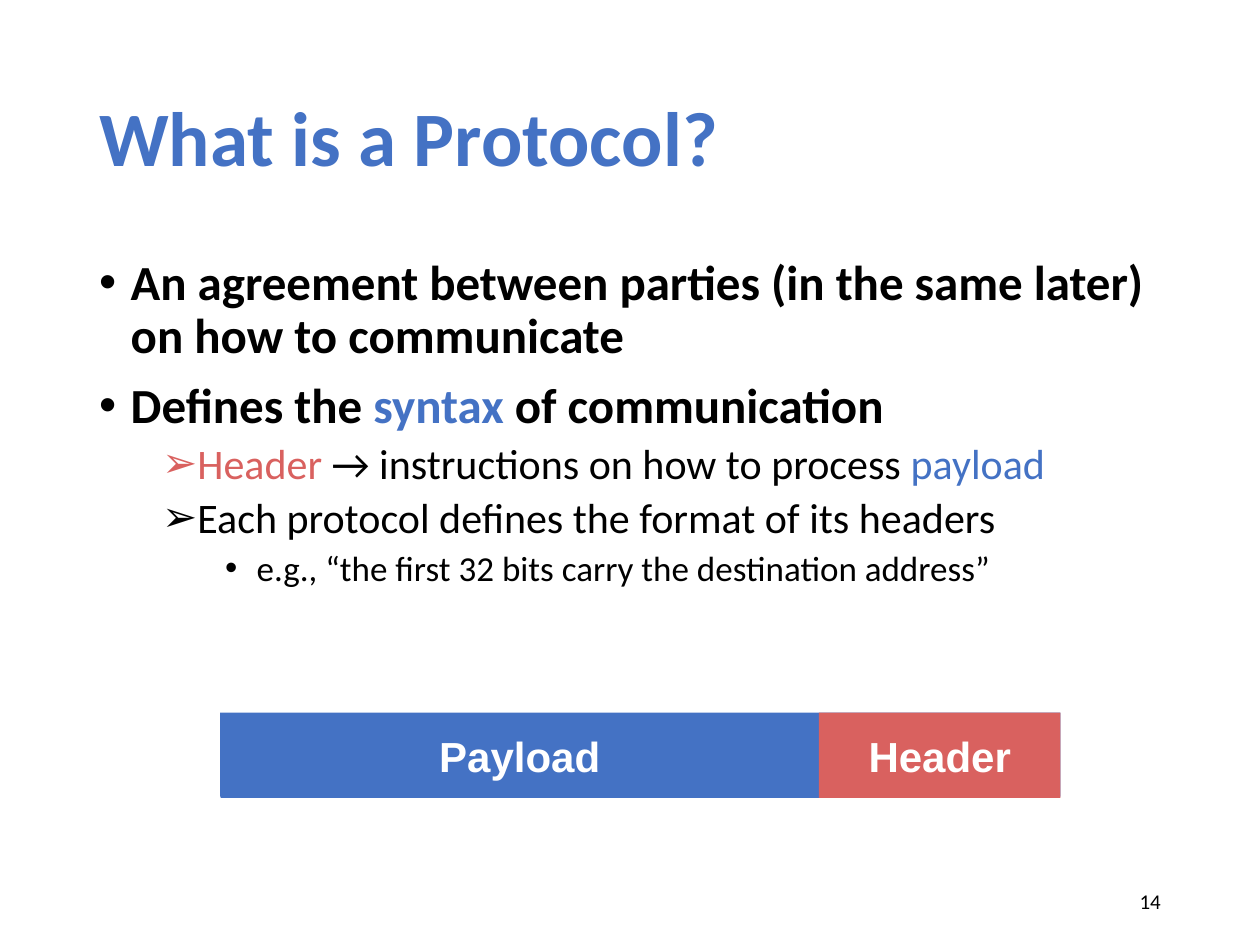
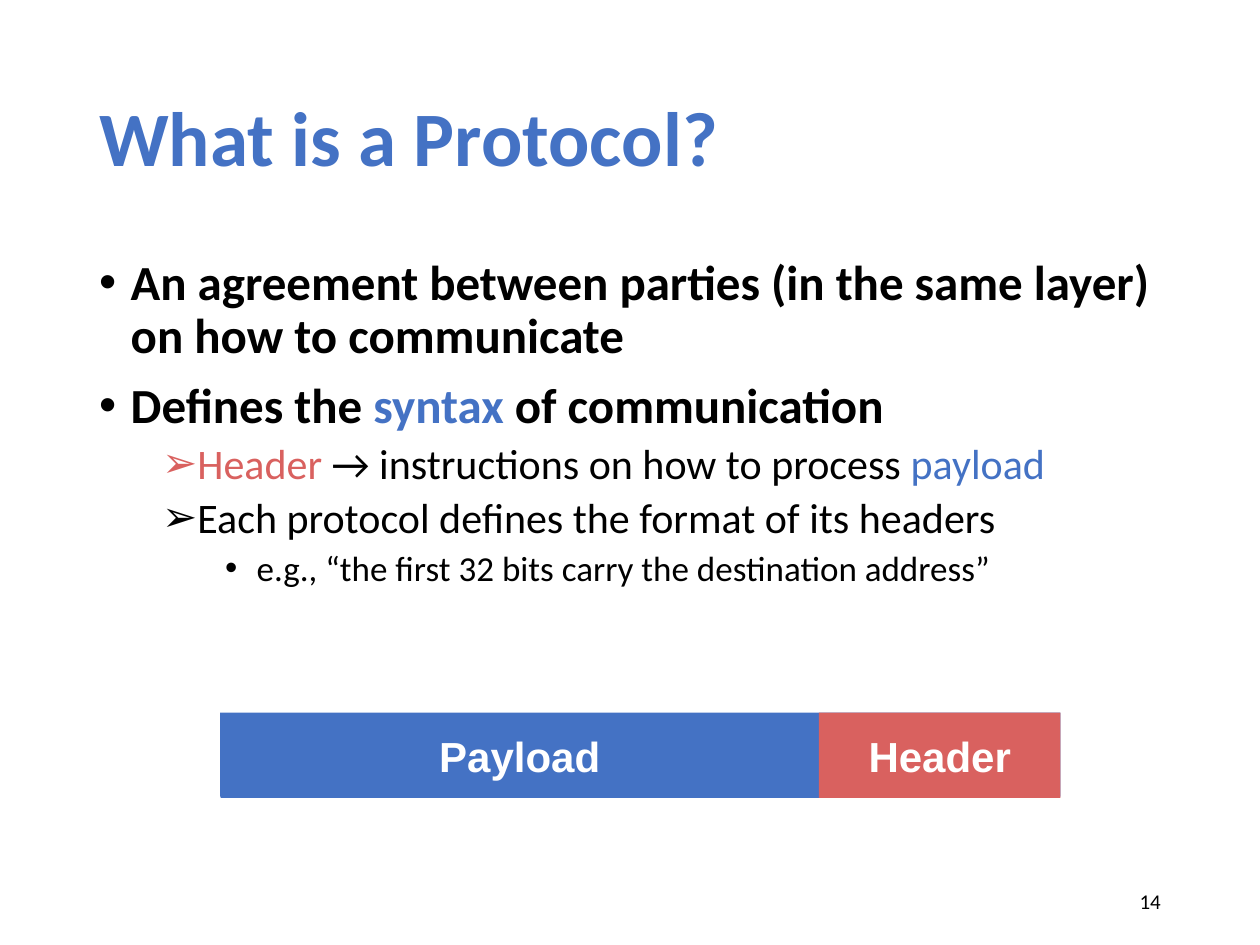
Before and after one commit to xinjin/course-net, a slide deck: slide 14 of slides/lec03_layering.pptx. Drawn at 1260x945 pixels with LibreOffice and Linux fonts; fonts in the diff are those of the drawing. Boxes give left, top, right and bottom in pixels: in the first picture for what was removed or moved away, otherwise in the second. Text is boxed around its words. In the diff, an @@ line names an element or a change of style, - is before the commit and + after.

```diff
--- a/slides/lec03_layering.pptx
+++ b/slides/lec03_layering.pptx
@@ text at (x1=131, y1=264, x2=1149, y2=354): text changed @@
-• An agreement between parties (in the same later) on how to communicate
+• An agreement between parties (in the same layer) on how to communicate
```
Also in this commit, not shown: 3 other slides changed, 1 slide added, 42 other files.
